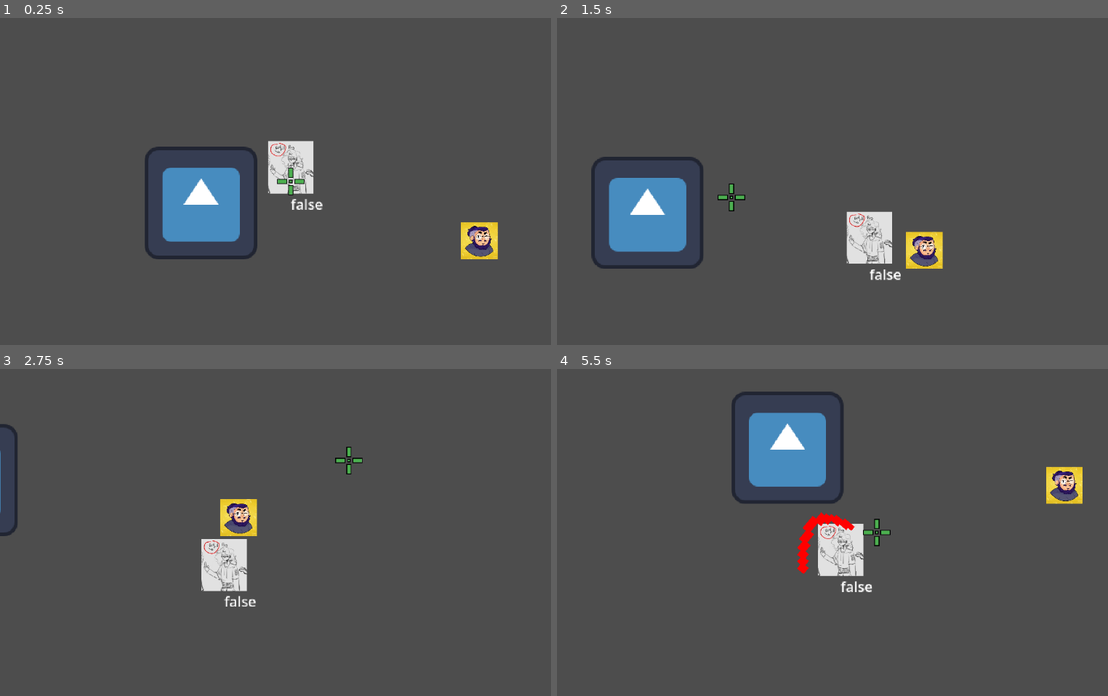
Above: before the commit, frames 1-4 (two rows, left to right).
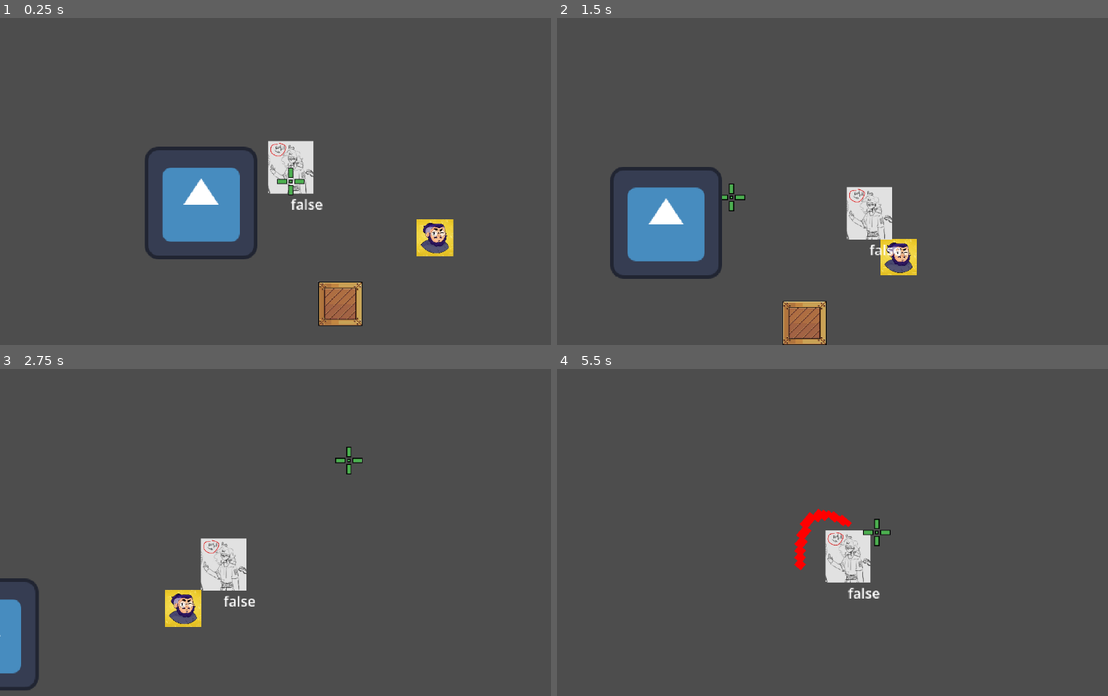
Above: after the commit, the same moments.

Repository: mathkkj/ROGUENAVE
Game: Godot game, scene res://cenas_tscn/cena.tscn
Two runs of this game, one before a commit and one after it. Both use one fixed random seed, a clock stepped at 60 frames per second and the inputs below. The engine's default icon, where the game draws it, is replaced by a stand-in: a white triangle on a blue panel in a dark square.
Inputs (mouse positions are in pixels of both pictures, inside the frame that each line leads up to):
- Up to frame 1 (0.25 s): no input
- Up to frame 2 (1.5 s): move the mouse to (975, 165) at 0.52 s; hold Right (ui_right) 0.53-1.28 s; click (975, 165) at 0.6 s; move the mouse to (733, 197) at 1.27 s; hold Down (baixo) from 1.28 s (still down); tap E (dash) at 1.35 s
- Up to frame 3 (2.75 s): move the mouse to (347, 460) at 2.02 s; release Down (baixo) at 2.03 s; hold Right (ui_right) from 2.03 s (still down); click (347, 460) at 2.1 s
- Up to frame 4 (5.5 s): move the mouse to (815, 597) at 2.77 s; release Right (ui_right) at 2.78 s; hold Up (cima) 2.78-3.53 s; tap E (dash) at 2.85, 4.35 s; click (815, 597) at 2.92 s; move the mouse to (1019, 581) at 3.52 s; hold Left (ui_left) 3.53-5.03 s; click (1019, 581) at 3.6 s; move the mouse to (672, 483) at 4.27 s; move the mouse to (876, 532) at 5.02 s; hold Down (baixo) from 5.03 s (still down); click (876, 532) at 5.1 s

The runs differ from the first frame. In frame 1, 2.6% of the frame differs, in the area x 57-91%, y 61-95%; in frame 2, 7.7%, in the area x 6-71%, y 42-100%; in frame 3, 3.4%; in frame 4, 6.4%.

Commit message:
arma do multimidia funcionando de verdade agora

Diff:
--- a/cenas_tscn/cena.tscn
+++ b/cenas_tscn/cena.tscn
@@ -6,7 +6,13 @@
 [ext_resource type="PackedScene" uid="uid://by4q75nrxtdxj" path="res://cenas_tscn/personagem.tscn" id="4_13lfy"]
 [ext_resource type="Texture2D" uid="uid://c28wq0mh1i85y" path="res://placeholder/mira.png" id="6_pdimi"]
 [ext_resource type="Script" uid="uid://nhicgyskphcw" path="res://codigo_gd/mira.gd" id="7_j0gmb"]
+[ext_resource type="Texture2D" uid="uid://cmdiemw8l5v8o" path="res://placeholder/caixa_madeira.png" id="8_q3n0b"]
 [ext_resource type="Texture2D" uid="uid://be84l1qogj1w" path="res://placeholder/IGORMORENO.jpg" id="8_t3wwm"]
+[ext_resource type="Script" uid="uid://ckbcyurf5jexp" path="res://codigo_gd/objeto_fisico_interagivel.gd" id="8_uk6bg"]
+[ext_resource type="Script" uid="uid://dgnct4e6m2fwr" path="res://cenas_tscn/inimigo.gd" id="9_iwd25"]
+
+[sub_resource type="RectangleShape2D" id="RectangleShape2D_uk6bg"]
+size = Vector2(464, 467)
 
 [sub_resource type="RectangleShape2D" id="RectangleShape2D_w1627"]
 size = Vector2(53.014732, 64.94514)
@@ -32,19 +38,37 @@
 texture = ExtResource("6_pdimi")
 script = ExtResource("7_j0gmb")
 
-[node name="inimigoTestIgor" type="StaticBody2D" parent="." unique_id=355737784 groups=["hurtbox", "inimigos"]]
-position = Vector2(404, 127)
-
-[node name="Sprite2D" type="Sprite2D" parent="inimigoTestIgor" unique_id=2095477280]
-scale = Vector2(0.35072476, 0.35072476)
-texture = ExtResource("8_t3wwm")
-
-[node name="CollisionShape2D" type="CollisionShape2D" parent="inimigoTestIgor" unique_id=1599620763]
-scale = Vector2(1.4951277, 1.1934714)
-shape = SubResource("RectangleShape2D_w1627")
-
-[node name="personagem" parent="." unique_id=1587912254 instance=ExtResource("4_13lfy")]
+[node name="personagem" parent="." unique_id=1587912254 node_paths=PackedStringArray("camera") instance=ExtResource("4_13lfy")]
+camera = NodePath("../Camera2D")
 dash_vel = 1000.0
 classe_personagem = 1
 duracao_golpe = 0.25
 forca_golpe = 500.0
+
+[node name="Caixa" type="RigidBody2D" parent="." unique_id=873234227]
+position = Vector2(105.99999, 261.99997)
+mass = 0.001
+gravity_scale = 0.0
+script = ExtResource("8_uk6bg")
+
+[node name="Sprite2D" type="Sprite2D" parent="Caixa" unique_id=1533352646]
+scale = Vector2(0.2, 0.2)
+texture = ExtResource("8_q3n0b")
+
+[node name="CollisionShape2D" type="CollisionShape2D" parent="Caixa" unique_id=323275151]
+position = Vector2(0, 1.5)
+scale = Vector2(0.2, 0.2)
+shape = SubResource("RectangleShape2D_uk6bg")
+
+[node name="Inimigo" type="CharacterBody2D" parent="." unique_id=1967159388]
+position = Vector2(309, 120)
+motion_mode = 1
+script = ExtResource("9_iwd25")
+
+[node name="Sprite2D" type="Sprite2D" parent="Inimigo" unique_id=2095477280]
+scale = Vector2(0.35072476, 0.35072476)
+texture = ExtResource("8_t3wwm")
+
+[node name="CollisionShape2D" type="CollisionShape2D" parent="Inimigo" unique_id=1599620763]
+scale = Vector2(1.4951277, 1.1934714)
+shape = SubResource("RectangleShape2D_w1627")
--- /dev/null
+++ b/cenas_tscn/explosao.tscn
@@ -0,0 +1,26 @@
+[gd_scene format=3 uid="uid://b4yo0bx52qkh7"]
+
+[ext_resource type="Script" uid="uid://dyouoh8v7xtkk" path="res://codigo_gd/explosao.gd" id="1_nhacd"]
+
+[sub_resource type="Gradient" id="Gradient_nhacd"]
+colors = PackedColorArray(1, 1, 1, 1, 1, 1, 1, 0)
+
+[node name="explosao" type="Node2D" unique_id=1681252181]
+script = ExtResource("1_nhacd")
+
+[node name="CPUParticles2D" type="CPUParticles2D" parent="." unique_id=1806260443]
+emitting = false
+amount = 30
+lifetime = 0.5
+one_shot = true
+explosiveness = 1.0
+randomness = 0.6
+local_coords = true
+draw_order = 1
+direction = Vector2(0, 0)
+spread = 60.0
+gravity = Vector2(0, 0)
+initial_velocity_max = 360.0
+scale_amount_min = 5.0
+scale_amount_max = 15.0
+color_ramp = SubResource("Gradient_nhacd")
--- /dev/null
+++ b/cenas_tscn/inimigo.gd
@@ -0,0 +1,22 @@
+extends CharacterBody2D
+
+@export var velocidade = 1000.0
+@export var desaceleracao = 2500.0
+@onready var explosao_cena = preload("res://cenas_tscn/explosao.tscn")
+@onready var sprite = get_node("Sprite2D")
+
+var knockback_force = Vector2.ZERO
+
+func _physics_process(delta: float) -> void:
+	velocity = knockback_force
+	knockback_force = knockback_force.move_toward(Vector2.ZERO, desaceleracao * delta)
+
+	move_and_slide()
+
+
+func aplicar_knockback(direcao: Vector2, forca) -> void:
+	knockback_force = direcao.normalized() * forca
+	#trocar cor
+	sprite.modulate = Color(10, 10, 10)
+	await get_tree().create_timer(0.15).timeout
+	sprite.modulate = Color(1, 1, 1)
--- a/cenas_tscn/personagem.tscn
+++ b/cenas_tscn/personagem.tscn
@@ -10,6 +10,7 @@
 
 [node name="personagem" type="CharacterBody2D" unique_id=1587912254 groups=["jogador"]]
 scale = Vector2(1.8865434, 1.8865434)
+motion_mode = 1
 script = ExtResource("1_d8uwv")
 duracao_golpe = 0.5
 
--- a/codigo_gd/camera.gd
+++ b/codigo_gd/camera.gd
@@ -4,6 +4,16 @@
 @export var distancia_maxima := Vector2(200, 100)
 
 var desired_offset := Vector2(0,0)
+
+#SHAKE
+@export var decay : float = 0.8
+@export var max_offset : Vector2 = Vector2(100, 75)
+@export var max_roll : float = 0.3
+
+var trauma : float = 0.0
+var trauma_power : int = 2
+
+var direcao = Vector2.ZERO
 
 func _process(delta: float) -> void:
 	if personagem == null:
@@ -25,3 +35,27 @@
 	desired_offset = desired_offset.lerp(alvo_offset, 8.0 * delta)
 	zoom = zoom.lerp(zoom_aplicado, 10.0 * delta)
 	global_position = personagem.global_position + desired_offset
+
+
+	if trauma:
+		trauma = max(trauma - decay * delta, 0)
+		shake()
+
+
+func add_trauma(amount : float, direcao_ataque: Vector2) -> void:
+	trauma = trauma + amount
+	direcao = direcao_ataque
+
+func shake() -> void:
+	var amount = pow(trauma, trauma_power)
+
+	#if direcao.x == 0:
+		#direcao.x = 1
+	#if direcao.y == 0:
+		#direcao.y = 1
+
+	rotation = max_roll * amount * randf_range(-1, 1)
+	offset.x = max_offset.x * amount * randf_range(-direcao.x, direcao.x)
+	offset.y = max_offset.y * amount * randf_range(-direcao.y, direcao.y)
+	#print("offset x = ", offset.x)
+	#print("offset y = ", offset.y)
--- /dev/null
+++ b/codigo_gd/explosao.gd
@@ -0,0 +1,12 @@
+extends Node2D
+
+var alvo : CharacterBody2D
+var tempo_seguindo = 0.2
+@onready var particula = $CPUParticles2D
+
+func _process(delta):
+	global_position = alvo.position
+
+
+func _ready() -> void:
+	particula.emitting = true
--- /dev/null
+++ b/codigo_gd/objeto_fisico_interagivel.gd
@@ -0,0 +1,17 @@
+extends RigidBody2D
+
+#var speed = 500
+#
+#func _physics_process(delta):
+	#var force = Vector2.ZERO
+	#if Input.is_action_pressed("ui_right"):
+		#force.x += 1
+	#if Input.is_action_pressed("ui_left"):
+		#force.x -= 1
+	#if Input.is_action_pressed("ui_down"):
+		#force.y += 1
+	#if Input.is_action_pressed("ui_up"):
+		#force.y -= 1
+	#
+	## Apply force directly to the rigid body
+	#apply_central_force(force.normalized() * speed)
--- a/codigo_gd/personagem.gd
+++ b/codigo_gd/personagem.gd
@@ -1,6 +1,8 @@
 extends CharacterBody2D
 
+
 @onready var label = $Label
+@export var camera : Camera2D
 
 @export var velocidade: float = 350.0
 @export var aceleracao: float = 2750.0
@@ -42,7 +44,7 @@
 ]
 
 @onready var pivo_arma : Marker2D = get_node("pivo_arma")
-
+@onready var explosao_cena = preload("res://cenas_tscn/explosao.tscn")
 func _ready() -> void:
 	Global.personagem = self
 	atualizar_arma()
@@ -76,6 +78,7 @@
 
 	if arma is ArmaMeele:
 		arma.connect("golpe_executado", _on_golpe_executado)
+		arma.get_node("hitbox").body_entered.connect(_arma_encostou)
 
 func obter_direcao_mira_controle() -> Vector2:
 	var dir_esq := Input.get_vector("esquerda", "direita", "cima", "baixo")
@@ -131,6 +134,8 @@
 			em_golpe = false
 
 		return
+
+
 
 
 	var direcao := Input.get_vector("esquerda", "direita", "cima", "baixo")
@@ -158,7 +163,7 @@
 		velocity = velocity.move_toward(Vector2.ZERO, atrito * delta)
 
 	move_and_slide()
-	z_index = global_position.y
+	#z_index = global_position.y
 
 func _mecanica_dash(delta: float) -> bool:
 	if pode_dash and Input.is_action_just_pressed("dash"):
@@ -242,10 +247,11 @@
 				# direita + cima
 				lado = Vector2(1, -1).normalized()
 				rotacao = -50
-		print("eu ataquei para o ", lado)
-
-		arma.position = lado * 40
-		arma.rotation = deg_to_rad(rotacao)
+		print("eu ataquei para o ", round(lado))
+
+		arma.position = round(lado) * 40
+		#arma.rotation = deg_to_rad(rotacao)
+		arma.rotation_degrees = rotacao
 		arma.scale.y = escala_original_arma.y
 		arma.show_behind_parent = lado.y < 0
 
@@ -261,8 +267,6 @@
 
 
 
-
-
 func _on_golpe_executado(golpe: int) -> void:
 	em_golpe = true
 	tempo_golpe = duracao_golpe
@@ -273,12 +277,32 @@
 
 	match golpe:
 		1:
-
-			forca_golpe = 1000
+			forca_golpe = 700
 		2:
-			forca_golpe = 1000
+			forca_golpe = 900
 		3:
 			forca_golpe = 1500
 
 
-			#velocity += direcao_golpe * impulso_golpe3
+	var hitbox = arma.get_node("hitbox")
+	for body in hitbox.get_overlapping_bodies():
+		_arma_encostou(body)
+		print(body)
+
+
+func _arma_encostou(body):
+	if body.has_method("aplicar_knockback") and em_golpe:
+		#TODO: de acordo com o golpe, mudar o konockback e o shake da camera
+		print("to atacando o ", body)
+		body.aplicar_knockback(direcao_golpe, 900)
+		camera.add_trauma(0.45, round(direcao_golpe))
+
+		#particula
+		var offset = direcao_golpe * 20
+		var explosao = explosao_cena.instantiate()
+		explosao.global_position = body.global_position + offset
+
+		var particula = explosao.get_node("CPUParticles2D")
+		particula.direction = direcao_golpe
+		explosao.alvo = body
+		get_tree().current_scene.add_child(explosao)
Not shown, added: cenas_tscn/inimigo.gd.uid
Not shown, added: codigo_gd/explosao.gd.uid
Not shown, added: codigo_gd/objeto_fisico_interagivel.gd.uid
Binary file added: placeholder/caixa_madeira.png
Not shown, added: placeholder/caixa_madeira.png.import
